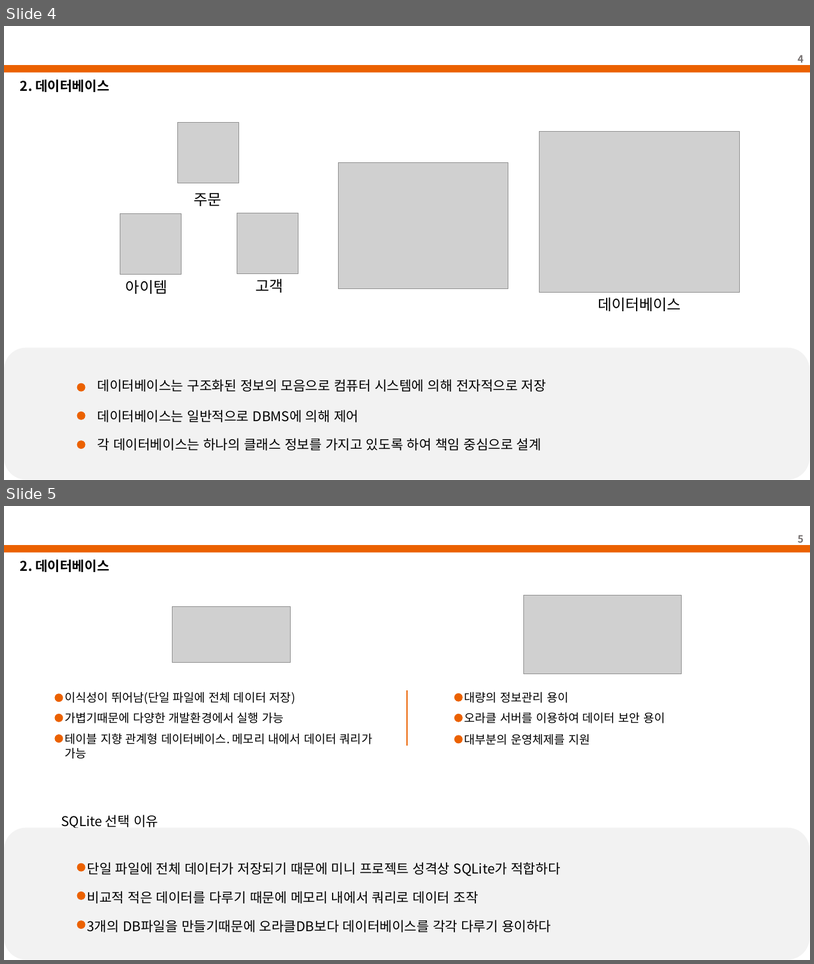
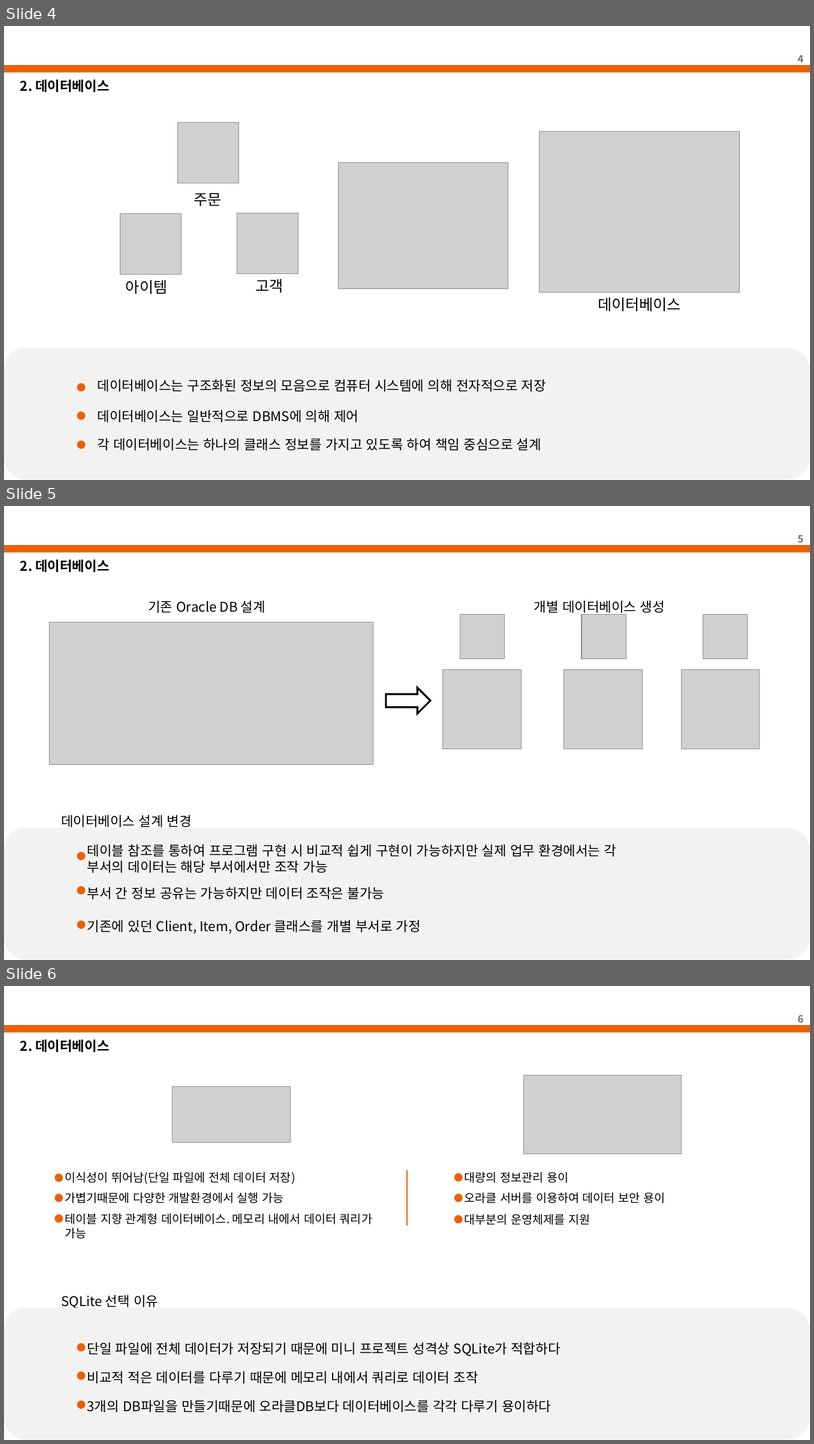
Before and after one commit to lee-jonggu/Oracle-DB, a slide deck: 3차 미니 프로젝트_이종구.pptx. Shown one above the other, each under a label of ours: slides 4 and 5 before the commit, slides 4, 5 and 6 after it. The pictures are 814x964 and 814x1444 pixels, drawn with LibreOffice and Linux fonts; fonts in the diff are those of the drawing; grey boxes stand for pictures; background and template pictures are left out. Boxes give left, top, right and bottom in pixels: in the first picture for what was removed or moved away, otherwise in the second. Text is boxed around its words. In the diff, an @@ line names an element or a change of style, - is before the commit and + after.

```diff
--- a/3차 미니 프로젝트_이종구.pptx
+++ b/3차 미니 프로젝트_이종구.pptx
@@ slide 5 added at [4,506,810,960], background #FFFFFF; not listed: 1 template element that a slide beside it also shows @@
@@ page number added at [798,535,804,546], 12 pt, text #767171, bold @@
+5
@@ text added at [20,559,109,572], 16 pt, text #000000, bold @@
+2. 데이터베이스
@@ text added at [148,600,266,613], 16 pt, text #000000 @@
+기존 Oracle DB 설계
@@ text added at [534,600,665,615], 16 pt, text #000000 @@
+개별 데이터베이스 생성
@@ picture added at [49,622,373,765] @@
@@ picture added at [461,614,506,659] @@
@@ picture added at [582,614,626,659] @@
@@ picture added at [704,614,748,659] @@
@@ picture added at [443,669,521,748] @@
@@ picture added at [565,669,643,748] @@
@@ picture added at [681,669,759,748] @@
@@ down arrow added at [386,687,431,714], outline #000000 2.25 pt @@
@@ rounded rectangle added at [4,827,810,959], fill #F2F2F2 @@
@@ text added at [61,814,192,827], 16 pt, text #000000 @@
+데이터베이스 설계 변경
@@ text added at [87,844,617,873], 16 pt, text #000000 @@
+테이블 참조를 통하여 프로그램 구현 시 비교적 쉽게 구현이 가능하지만 실제 업무 환경에서는 각 부서의 데이터는 해당 부서에서만 조작 가능
@@ ellipse added at [77,852,84,859], fill #EB6100, outline #EB6100 1 pt @@
@@ ellipse added at [77,886,84,894], fill #EB6100, outline #EB6100 1 pt @@
@@ text added at [87,886,385,899], 16 pt, text #000000 @@
+부서 간 정보 공유는 가능하지만 데이터 조작은 불가능
@@ text added at [87,919,421,933], 16 pt, text #000000 @@
+기존에 있던 Client, Item, Order 클래스를 개별 부서로 가정
@@ ellipse added at [77,921,84,928], fill #EB6100, outline #EB6100 1 pt @@
@@ what was slide 5 is now slide 6 @@
@@ page number at [798,1015,804,1026]: text changed @@
-5
+6
```
Also in this commit, not shown: 3 slides changed, 4 other slides added, 1 slide removed.
